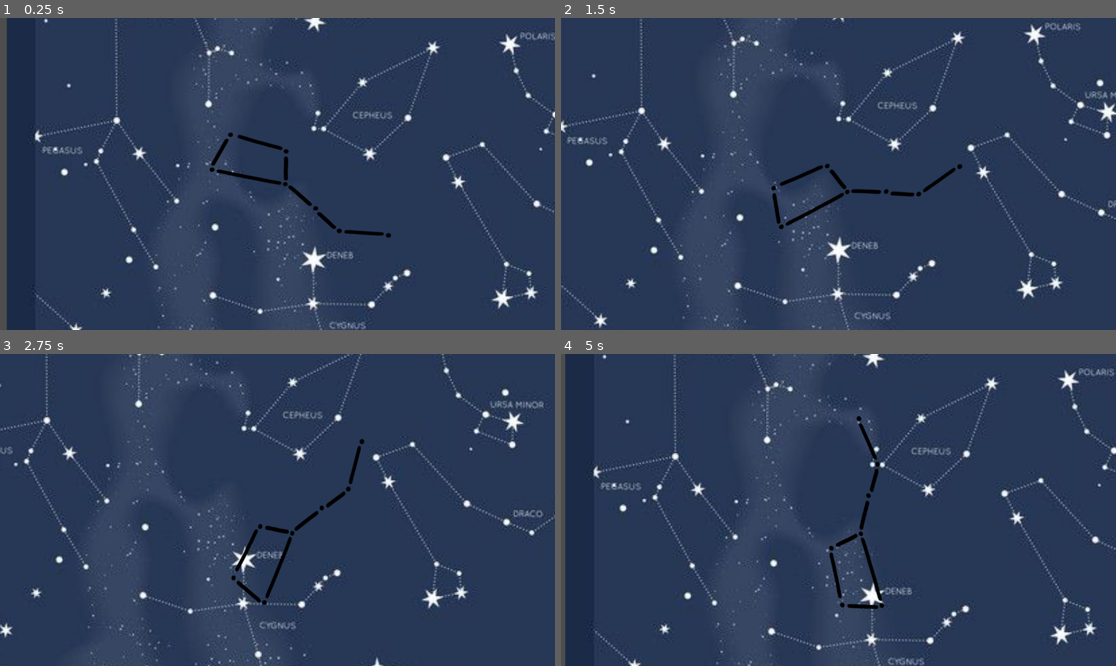
Above: before the commit, frames 1-4 (two rows, left to right).
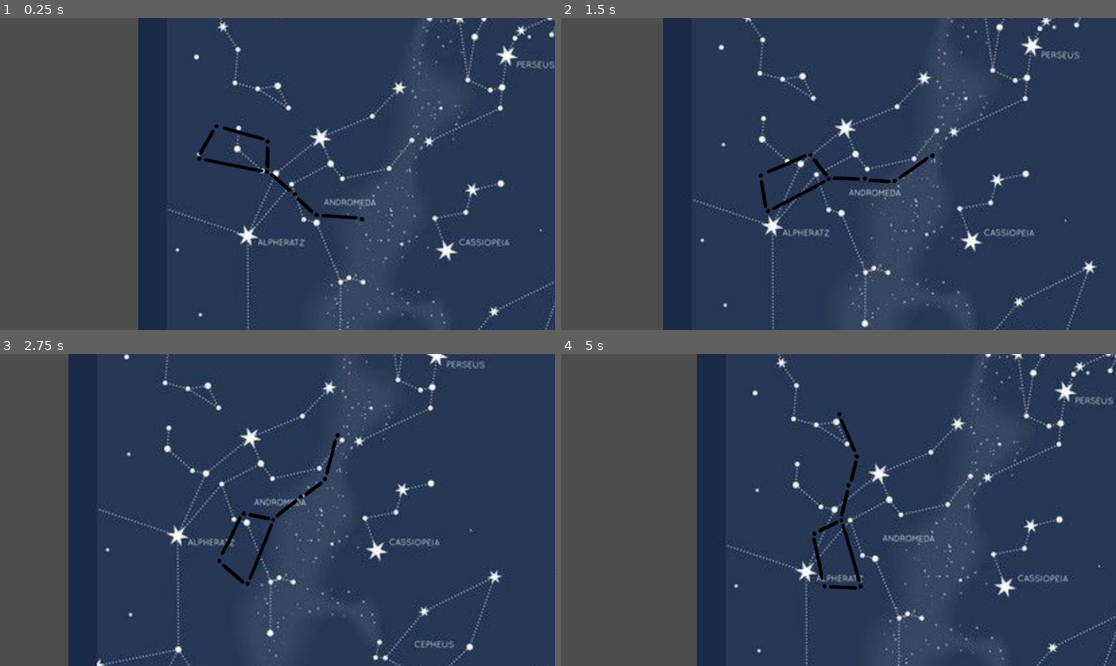
Above: after the commit, the same moments.

Repository: zabayrer/ac-origins-style-constelation-game
Game: Godot game, scene res://test_scene.tscn
Two runs of this game, one before a commit and one after it. Both use one fixed random seed, a clock stepped at 60 frames per second and the inputs below.
Inputs:
- Up to frame 1 (0.25 s): no input
- Up to frame 2 (1.5 s): tap Enter at 0.5 s; hold Right (ui_right) 0.53-1.28 s; hold Q (rotate_ccw) 0.53-1.28 s; hold Down (ui_down) from 1.28 s (still down); tap E (rotate_cw) at 1.35 s
- Up to frame 3 (2.75 s): release Down (ui_down) at 2.03 s; hold Right (ui_right) from 2.03 s (still down); hold Q (rotate_ccw) from 2.03 s (still down)
- Up to frame 4 (5 s): release Right (ui_right) at 2.78 s; release Q (rotate_ccw) at 2.78 s; hold Up (ui_up) 2.78-3.53 s; tap E (rotate_cw) at 2.85, 4.35 s; hold Q (rotate_ccw) 3.53-4.28 s; hold Left (ui_left) from 3.53 s (still down)

The runs differ from the first frame. In frame 1, 32% of the frame differs, in the area x 1-100%, y 0-100%; in frame 2, 27%; in frame 3, 21%; in frame 4, 32%.

Commit message:
made to_match the moving constelation

Diff:
--- a/origins_style_star_game/test_scene.tscn
+++ b/origins_style_star_game/test_scene.tscn
@@ -1,20 +1,34 @@
 [gd_scene load_steps=5 format=3 uid="uid://cspqd4vnie70d"]
 
 [ext_resource type="Texture2D" uid="uid://dkkycy24bppbb" path="res://ec67a09f43c3ba28c296a45b97f0418a.jpg" id="1_u3y16"]
-[ext_resource type="Script" path="res://background.gd" id="2_uq07e"]
 [ext_resource type="Texture2D" uid="uid://bdoaweeb5ppxa" path="res://big_dipper.png" id="3_rduic"]
 [ext_resource type="Script" path="res://to_match.gd" id="4_ayp4i"]
+
+[sub_resource type="RectangleShape2D" id="RectangleShape2D_7nc5p"]
+size = Vector2(135, 369)
 
 [node name="TestScene" type="Node2D"]
 
 [node name="background" type="Sprite2D" parent="."]
-position = Vector2(1003, 164)
+position = Vector2(700, 316)
 scale = Vector2(2.79703, 2.79703)
 texture = ExtResource("1_u3y16")
-script = ExtResource("2_uq07e")
 
 [node name="to_match" type="Sprite2D" parent="."]
-position = Vector2(616, 350)
-rotation = 3.94968
+position = Vector2(2.08165e-12, 2.08165e-12)
+rotation = 3.88859
+scale = Vector2(0.92171, 0.92171)
 texture = ExtResource("3_rduic")
 script = ExtResource("4_ayp4i")
+
+[node name="Camera2D" type="Camera2D" parent="to_match"]
+position = Vector2(3.19159e-12, 1.22608e-13)
+rotation = 2.39459
+scale = Vector2(1.08494, 1.08494)
+
+[node name="big_dipper_area" type="Area2D" parent="."]
+
+[node name="CollisionShape2D" type="CollisionShape2D" parent="big_dipper_area"]
+position = Vector2(1215, 325)
+rotation = -0.359538
+shape = SubResource("RectangleShape2D_7nc5p")
--- a/origins_style_star_game/to_match.gd
+++ b/origins_style_star_game/to_match.gd
@@ -13,3 +13,21 @@
 		rotation += 1 * delta
 	if Input.is_action_pressed("rotate_ccw"):
 		rotation += -1 * delta
+
+	var velocity = Vector2.ZERO
+
+	#change velocity by player's input
+	if Input.is_action_pressed("ui_up"):
+		velocity.y += -10
+	if Input.is_action_pressed("ui_down"):
+		velocity.y += 10
+	if Input.is_action_pressed("ui_left"):
+		velocity.x += -10
+	if Input.is_action_pressed("ui_right"):
+		velocity.x += 10
+
+	#normalize the velocity
+	velocity = velocity.normalized()
+
+	#move screen
+	position += velocity * delta * 100
